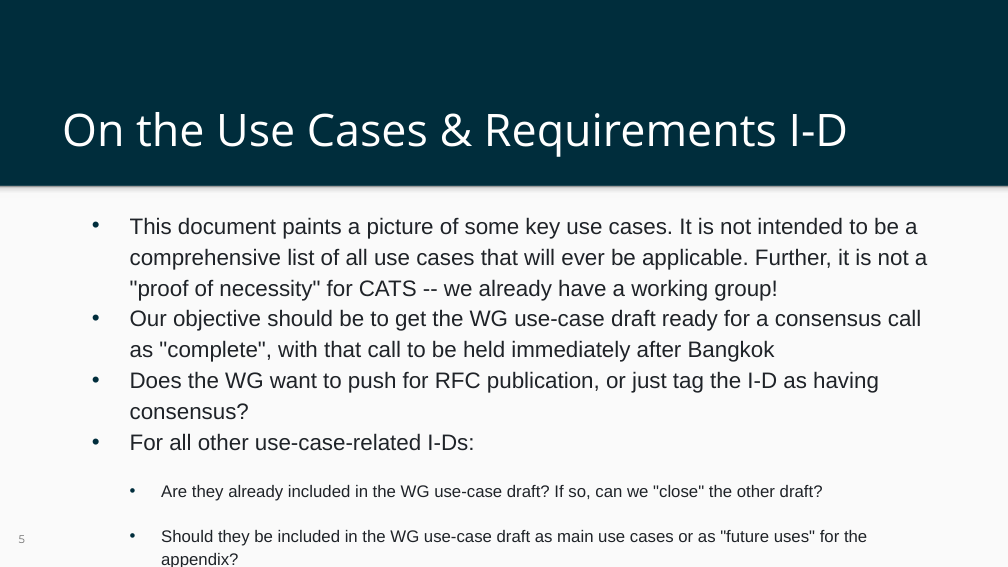
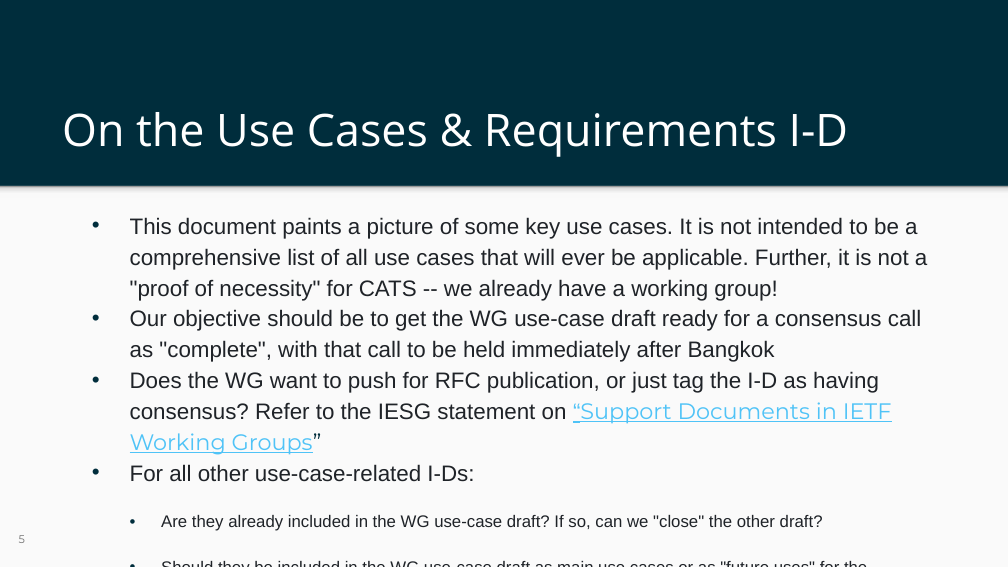
Before and after one commit to ietf-wg-cats/IETF-Meetings, a slide deck: slide 5 of interim-012025/cats-chairs-slides.pptx. Drawn at 1008x567 pixels with LibreOffice and Linux fonts; fonts in the diff are those of the drawing; background and template pictures are left out. Boxes give left, top, right and bottom in pixels: in the first picture for what was removed or moved away, otherwise in the second. Text is boxed around its words. In the diff, an @@ line names an element or a change of style, - is before the commit and + after.

```diff
--- a/interim-012025/cats-chairs-slides.pptx
+++ b/interim-012025/cats-chairs-slides.pptx
@@ text at (130, 371, 892, 455): text changed @@
-• Does the WG want to push for RFC publication, or just tag the I-D as having consensus?
+• Does the WG want to push for RFC publication, or just tag the I-D as having consensus? Refer to the IESG statement on “Support Documents in IETF Working Groups”
```
Also in this commit, not shown: 1 other slide changed.
